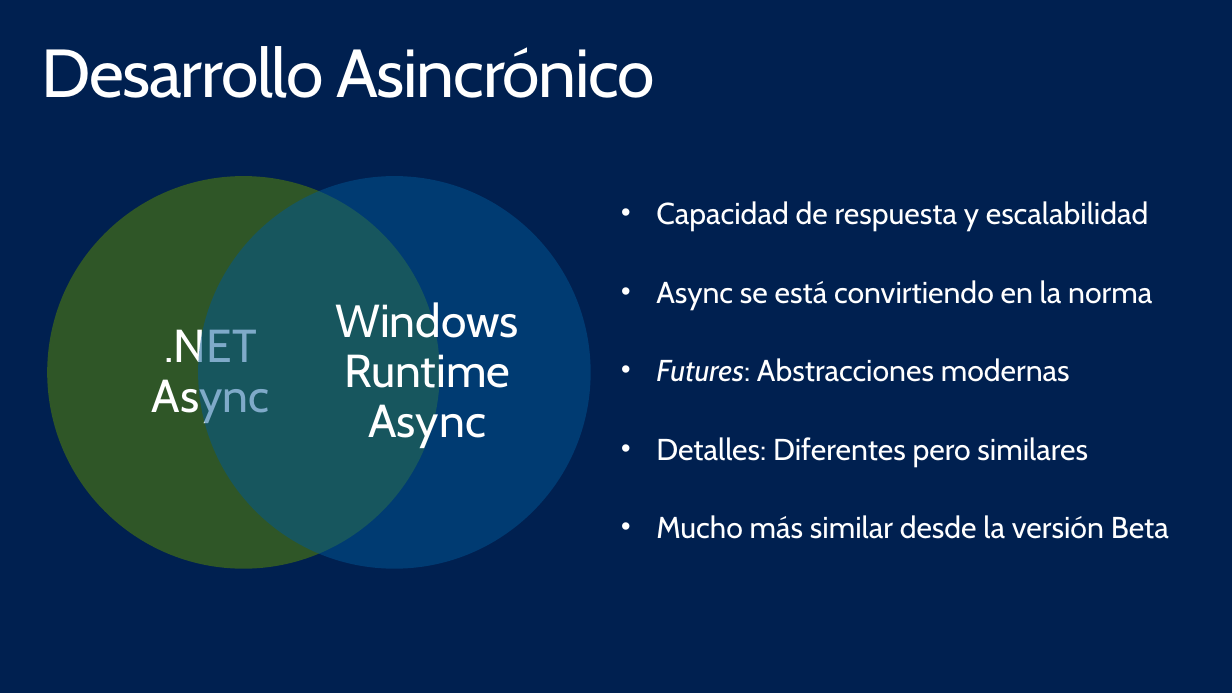
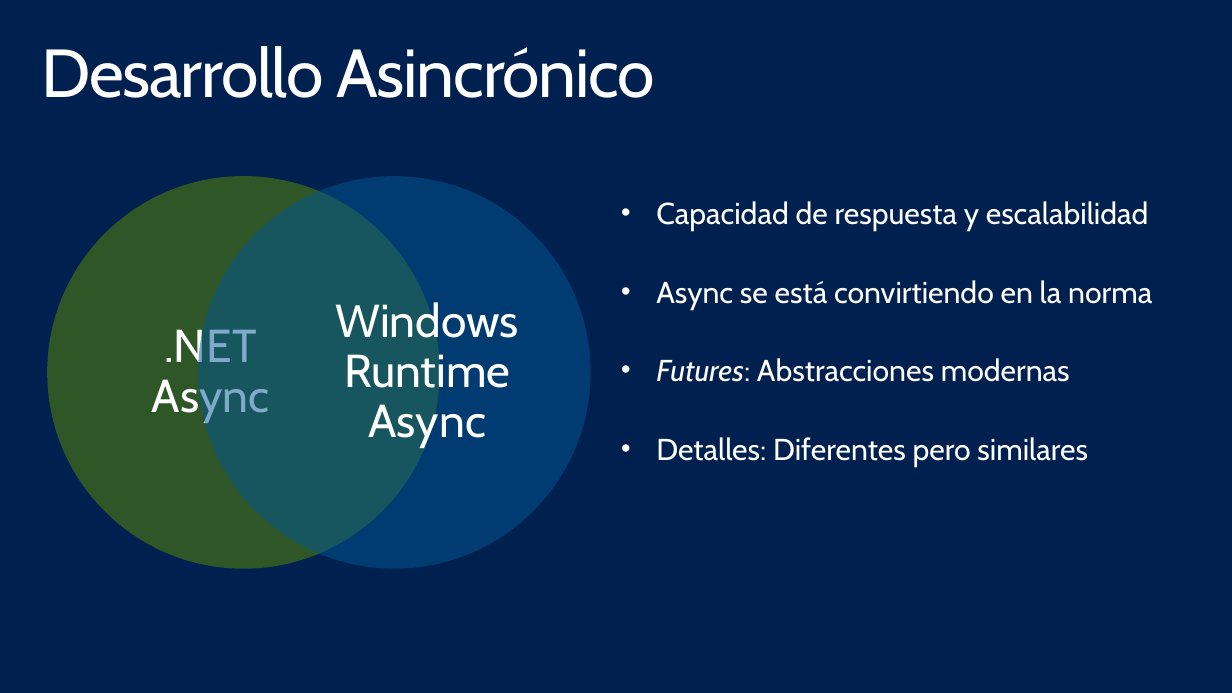
Before and after one commit to mconverti/Webcast-Facil-Async-para-Windows-Apps-Store-en-CSharp-y-VB, a slide deck: slide 4 of FacilAsyncWindowsAppsStoreCSharpVisualBasic.pptx (slide 3 before the commit). Drawn at 1232x693 pixels with LibreOffice and Linux fonts; fonts in the diff are those of the drawing. Boxes give left, top, right and bottom in pixels: in the first picture for what was removed or moved away, otherwise in the second. Text is boxed around its words. In the diff, an @@ line names an element or a change of style, - is before the commit and + after.

```diff
--- a/FacilAsyncWindowsAppsStoreCSharpVisualBasic.pptx
+++ b/FacilAsyncWindowsAppsStoreCSharpVisualBasic.pptx
@@ text at (656,515,1169,539): paragraph removed @@
-• Mucho más similar desde la versión Beta
```
Also in this commit, not shown: 3 other slides changed, 1 slide added, 1 slide removed.
